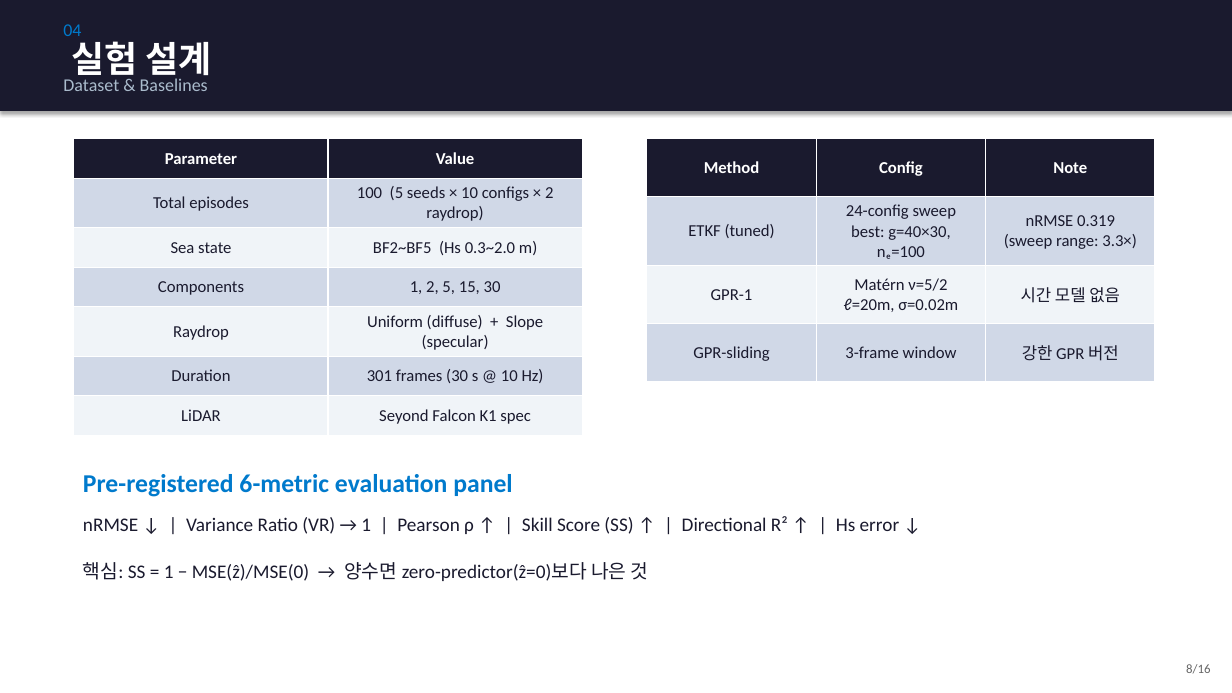
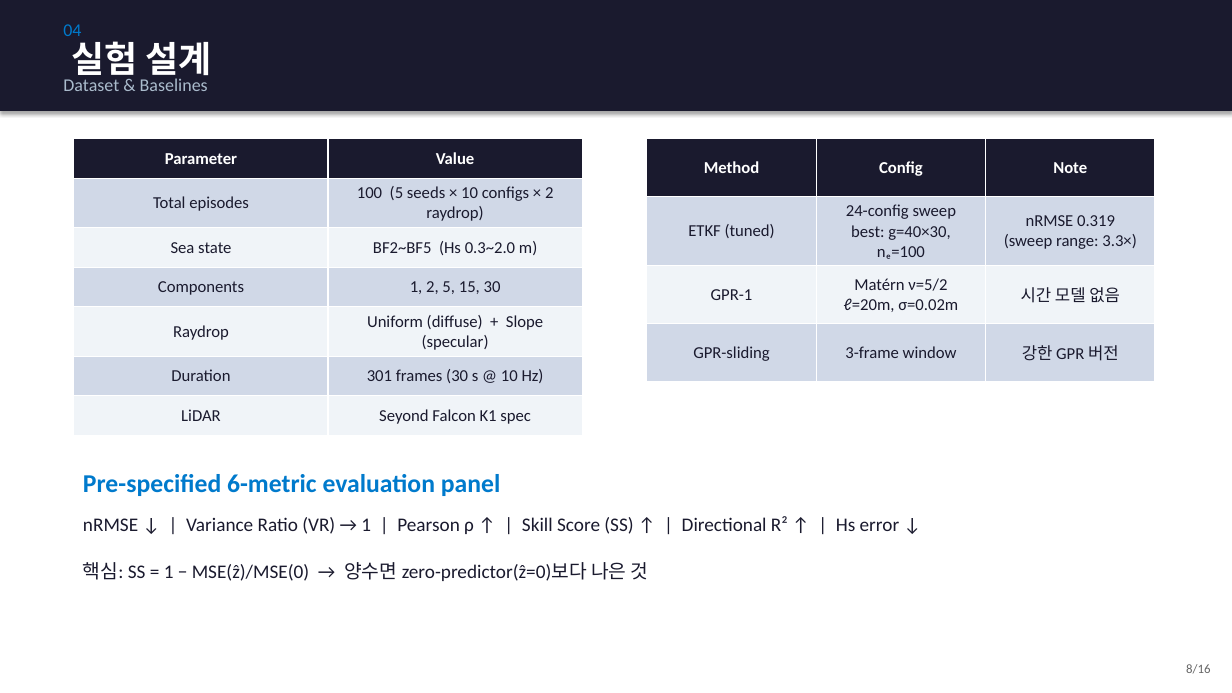
Before and after one commit to SAEYONGPARK94/wavesplat, a slide deck: slide 8 of wavesplat/docs/labmeeting_wavesplat.pptx. Drawn at 1232x693 pixels with LibreOffice and Linux fonts; fonts in the diff are those of the drawing. Boxes give left, top, right and bottom in pixels: in the first picture for what was removed or moved away, otherwise in the second. Text is boxed around its words. In the diff, an @@ line names an element or a change of style, - is before the commit and + after.

```diff
--- a/wavesplat/docs/labmeeting_wavesplat.pptx
+++ b/wavesplat/docs/labmeeting_wavesplat.pptx
@@ text at [83,474,501,496]: text changed @@
-Pre-registered 6-metric evaluation panel
+Pre-specified 6-metric evaluation panel
```
Also in this commit, not shown: 4 other slides changed, 2 slides removed, 1 other file.
